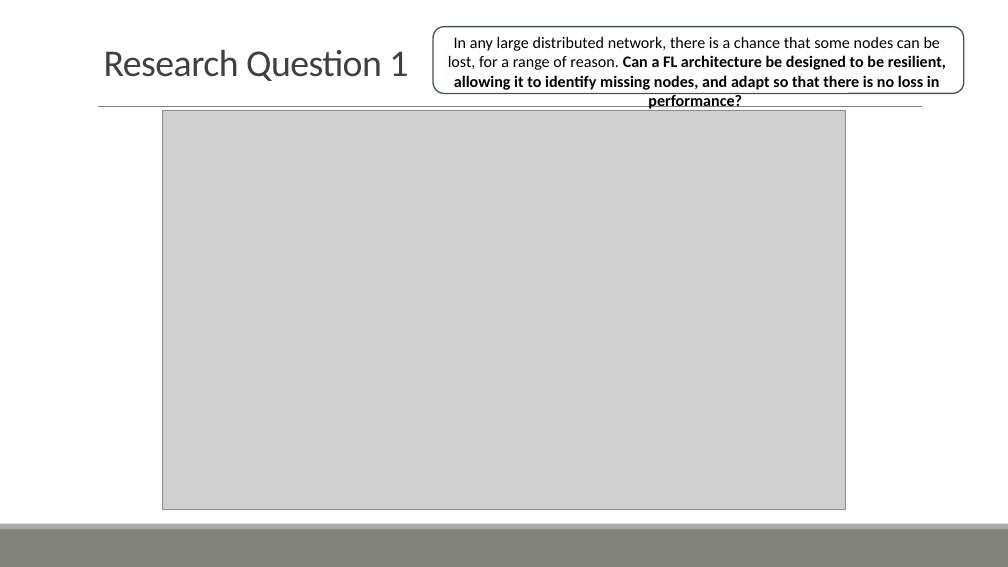
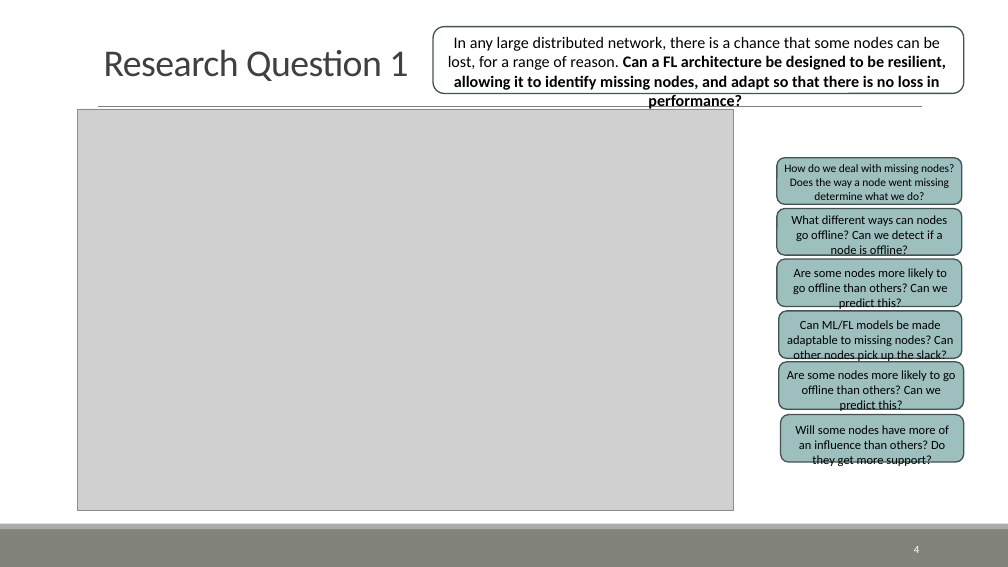
Before and after one commit to ofithcheallaigh/phd, a slide deck: slide 4 of Presentations/Supervisor Meetings/2024/20240301.pptx. Drawn at 1008x567 pixels with LibreOffice and Linux fonts; fonts in the diff are those of the drawing; grey boxes stand for pictures. Boxes give left, top, right and bottom in pixels: in the first picture for what was removed or moved away, otherwise in the second. Text is boxed around its words. In the diff, an @@ line names an element or a change of style, - is before the commit and + after.

```diff
--- a/Presentations/Supervisor Meetings/2024/20240301.pptx
+++ b/Presentations/Supervisor Meetings/2024/20240301.pptx
@@ picture: place and size @@
-picture at (163,110,845,509)
+picture at (77,109,734,510)
@@ rounded rectangle added at (777,158,963,205), fill #9DBFBE, outline #455453 1.25 pt @@
@@ text added at (784,164,954,200), 10.8 pt, text #000000 @@
+How do we deal with missing nodes? Does the way a node went missing determine what we do?
@@ rounded rectangle added at (777,209,963,256), fill #9DBFBE, outline #455453 1.25 pt @@
@@ text added at (791,215,948,258), 11.9 pt, text #000000 @@
+What different ways can nodes go offline? Can we detect if a node is offline?
@@ rounded rectangle added at (777,259,963,307), fill #9DBFBE, outline #455453 1.25 pt @@
@@ text added at (793,268,947,311), 11.9 pt, text #000000 @@
+Are some nodes more likely to go offline than others? Can we predict this?
@@ rounded rectangle added at (779,311,962,358), fill #9DBFBE, outline #455453 1.25 pt @@
@@ text added at (787,320,953,362), 11.9 pt, text #000000 @@
+Can ML/FL models be made adaptable to missing nodes? Can other nodes pick up the slack?
@@ rounded rectangle added at (779,362,964,410), fill #9DBFBE, outline #455453 1.25 pt @@
@@ text added at (787,370,955,413), 11.9 pt, text #000000 @@
+Are some nodes more likely to go offline than others? Can we predict this?
@@ rounded rectangle added at (781,414,964,462), fill #9DBFBE, outline #455453 1.25 pt @@
@@ text added at (795,425,949,467), 11.9 pt, text #000000 @@
+Will some nodes have more of an influence than others? Do they get more support?
@@ page number added at (914,546,920,553), 10.5 pt, text #FFFFFF @@
+4
```
Also in this commit, not shown: 3 other slides changed, 5 slides added, 3 slides removed.
